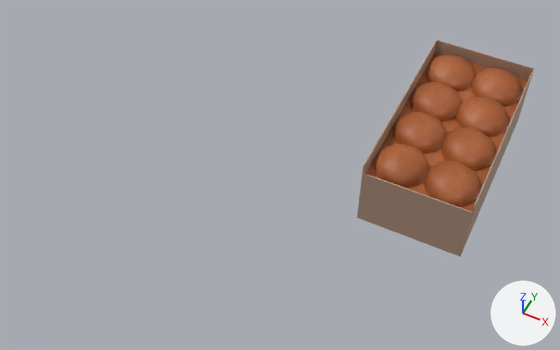
The FBX model Assets/Art/Models/Box/Box_BunUpper.fbx as it was, and as the next commit left it.
Rendered twice from a camera (50 mm lens) standing at (0.172, -1.036, 1.099) and looking at (-0.238, -0.215, 0.073). The lights are fixed; the arrows at lower right show +X, +Y and +Z.

The scene before the commit, as lines of its bpy script (objects in view):
```python
me_cube = bpy.data.meshes.new('Cube')
me_cube.from_pydata(...)  # 843 vertices, 1317 faces; spans x -0.097..0.097, y -0.187..0.187, z 0.0..0.141
# faces by material slot: [21, 1296]
me_cube.materials.append(mat_box)  # picture img_box_paper_albedo_png
me_cube.materials.append(mat_bun)  # picture img_bun_upper_png
ob_box_bunupper = bpy.data.objects.new('Box_BunUpper', me_cube)
ob_box_bunupper.location = (0.0, 0.0, 0.0)
```
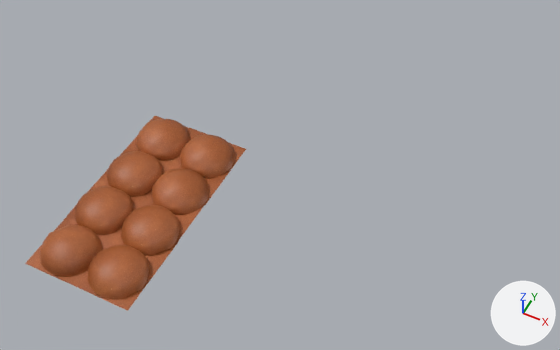
Boxes [x1, y1, x2, y2] around the edits, measured in the pictures (560 x 350 px):
'Box_BunUpper', reshaped, moved (24% wider, 11% shorter)
    before: [357, 39, 535, 257]
    after: [25, 116, 246, 311]
part 1 of me_cube, deleted (brown)
    before: [357, 39, 535, 257]

The change, as a diff of the scene's bpy script:
```diff
--- a/Assets/Art/Models/Box/Box_BunUpper.fbx.py
+++ b/Assets/Art/Models/Box/Box_BunUpper.fbx.py
@@ me_cube @@
 me_cube.from_pydata(...)  # 843 vertices, 1317 faces; spans x -0.097..0.097, y -0.187..0.187, z 0.0..0.141
 # used by ob_box_bunupper; location = (0.0, 0.0, 0.0)
-me_cube.materials.append(mat_box)  # picture img_box_paper_albedo_png
+# me_cube part 1: the loose piece of 20 vertices spanning x -0.097..0.097, y -0.187..0.187, z 0.0..0.14 is deleted
 me_cube.materials.append(mat_bun)
@@ ob_box_bunupper @@
 ob_box_bunupper = bpy.data.objects.new('Box_BunUpper', me_cube)
-ob_box_bunupper.location = (0.0, 0.0, 0.0)
+ob_box_bunupper.location = (-0.4, -0.4, 0.0)
```
